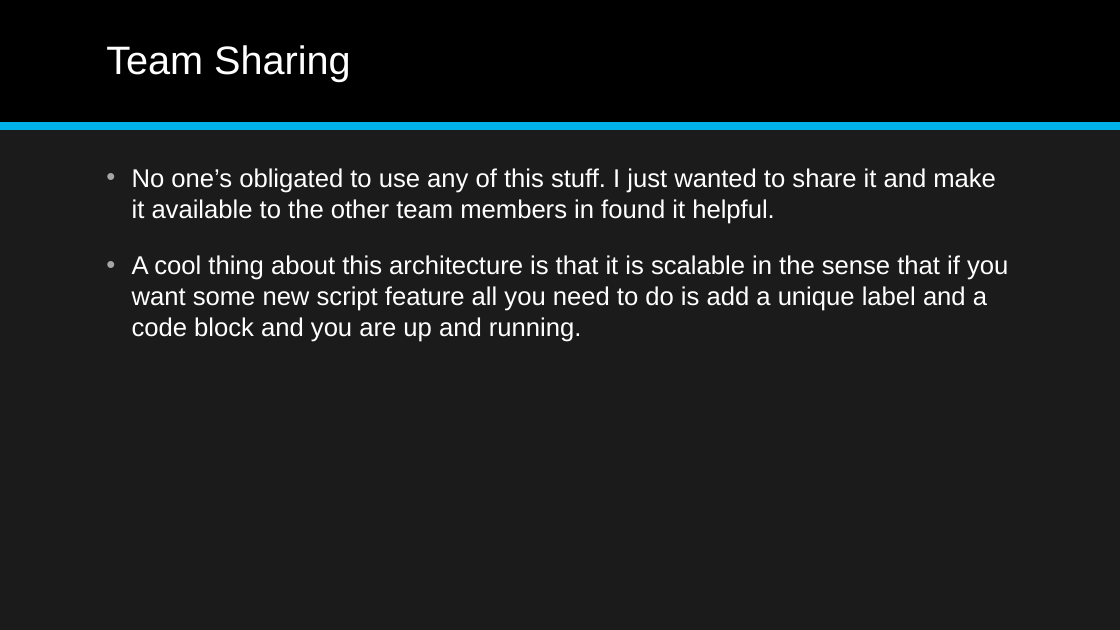
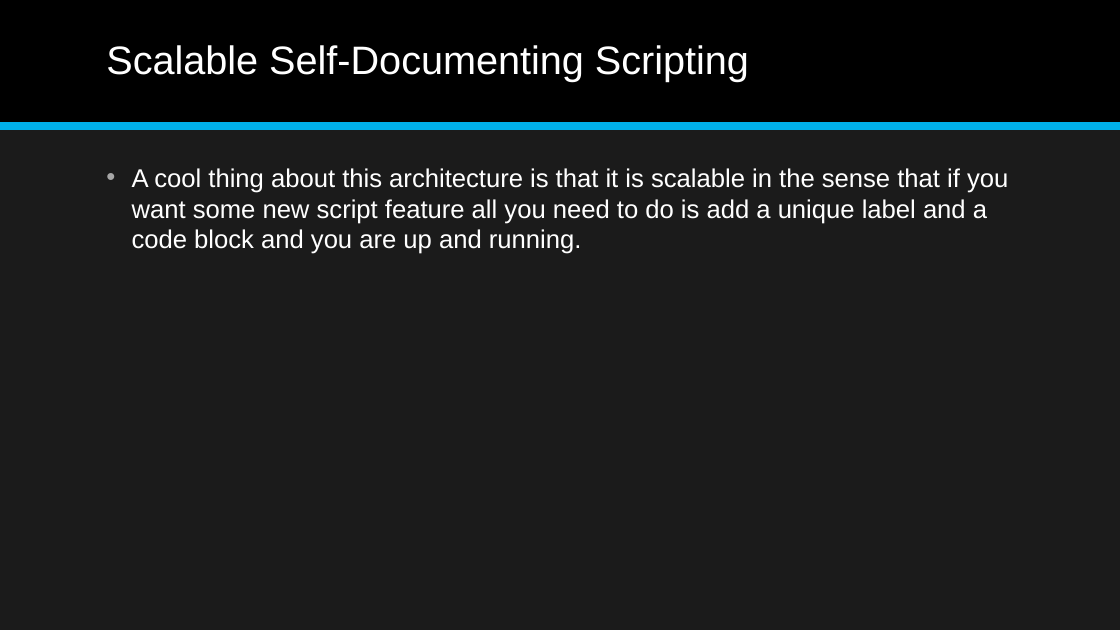
Before and after one commit to jonathan-r-jones/Composable-Batch-Files, a slide deck: slide 6 of Composable Batch File Helper.pptx (slide 10 before the commit). Drawn at 1120x630 pixels with LibreOffice and Linux fonts; fonts in the diff are those of the drawing. Boxes give left, top, right and bottom in pixels: in the first picture for what was removed or moved away, otherwise in the second. Text is boxed around its words. In the diff, an @@ line names an element or a change of style, - is before the commit and + after.

```diff
--- a/Composable Batch File Helper.pptx
+++ b/Composable Batch File Helper.pptx
@@ title at bbox=[106, 45, 749, 82]: text changed @@
-Team Sharing
+Scalable Self-Documenting Scripting
@@ text at bbox=[132, 168, 996, 224]: paragraph removed @@
-• No one’s obligated to use any of this stuff. I just wanted to share it and make it available to the other team members in found it helpful.
```
Also in this commit, not shown: 5 other slides changed, 4 slides removed, 9 other files.
